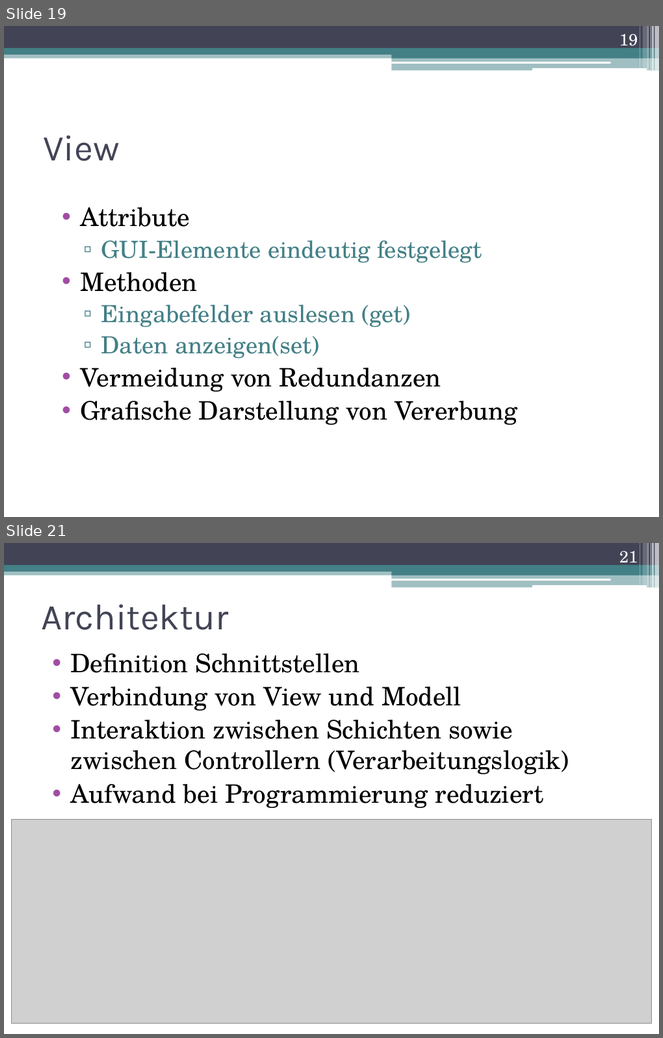
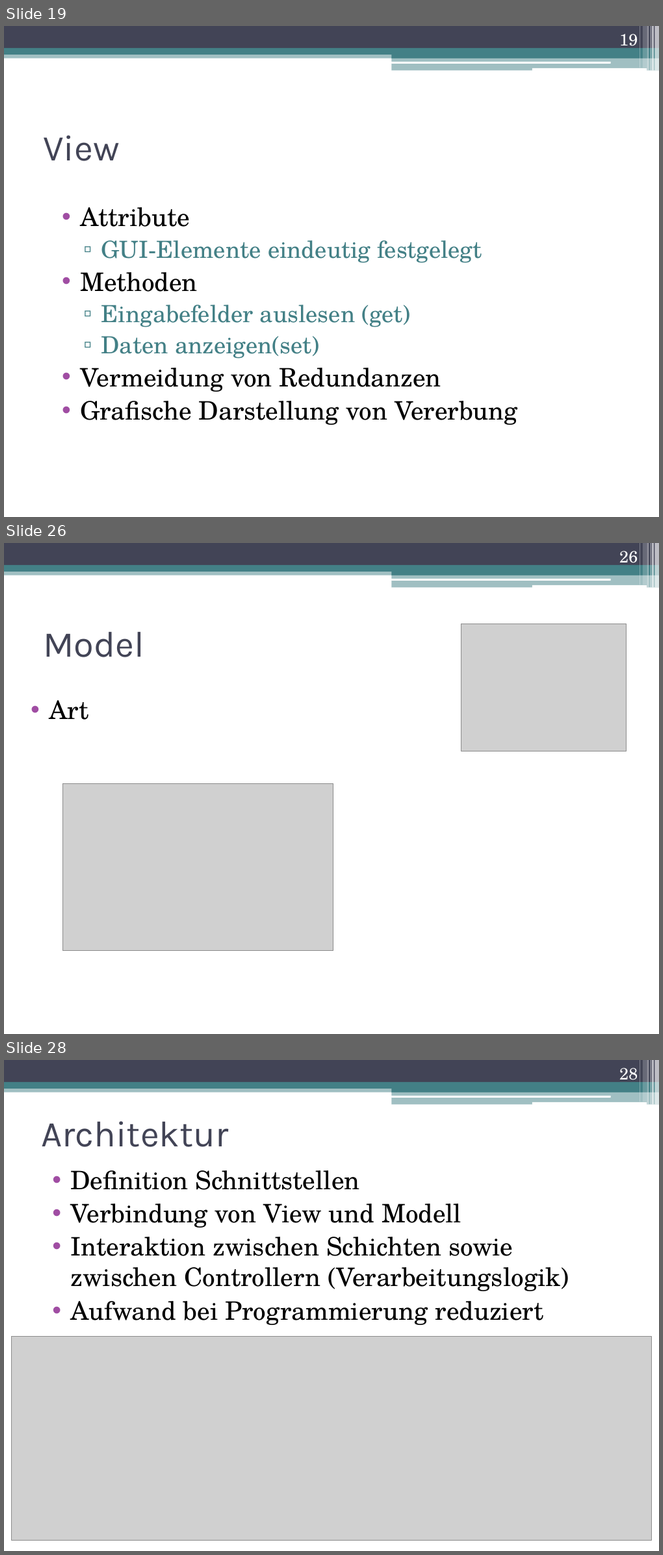
Before and after one commit to DanJoeHa/Fallstudie, a slide deck: Projektmanagement/Abschlusspräsentation.pptx. Shown one above the other, each under a label of ours: slides 19 and 21 before the commit, slides 19, 26 and 28 after it; the slides between them are not shown. The pictures are 663x1038 and 663x1555 pixels, drawn with LibreOffice and Linux fonts; fonts in the diff are those of the drawing; grey boxes stand for pictures. Boxes give left, top, right and bottom in pixels: in the first picture for what was removed or moved away, otherwise in the second. Text is boxed around its words. In the diff, an @@ line names an element or a change of style, - is before the commit and + after.

```diff
--- a/Projektmanagement/Abschlusspräsentation.pptx
+++ b/Projektmanagement/Abschlusspräsentation.pptx
@@ slide 26 added at [4,543,659,1034], background #FFFFFF; not listed: 13 template elements that a slide beside it also shows @@
@@ page number added at [620,551,638,568], 18 pt, text #FFFFFF @@
+26
@@ title added at [43,632,144,657], 40 pt, text #424456 @@
+Model
@@ picture added at [462,624,627,752] @@
@@ text added at [49,700,89,720], 28 pt, text #000000 @@
+• Art
@@ picture added at [63,783,334,951] @@
@@ what was slide 21 is now slide 28 @@
@@ page number at [620,1068,638,1085]: text changed @@
-21
+28
```
Also in this commit, not shown: 2 slides changed, 6 other slides added.
